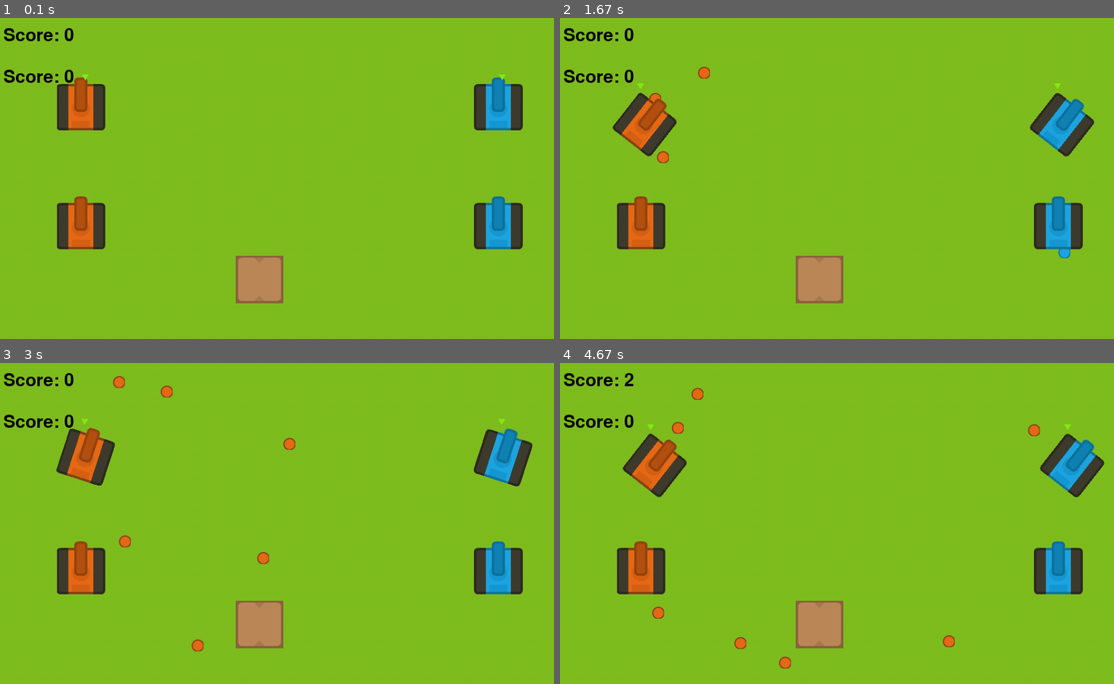
Above: before the commit, frames 1-4 (two rows, left to right).
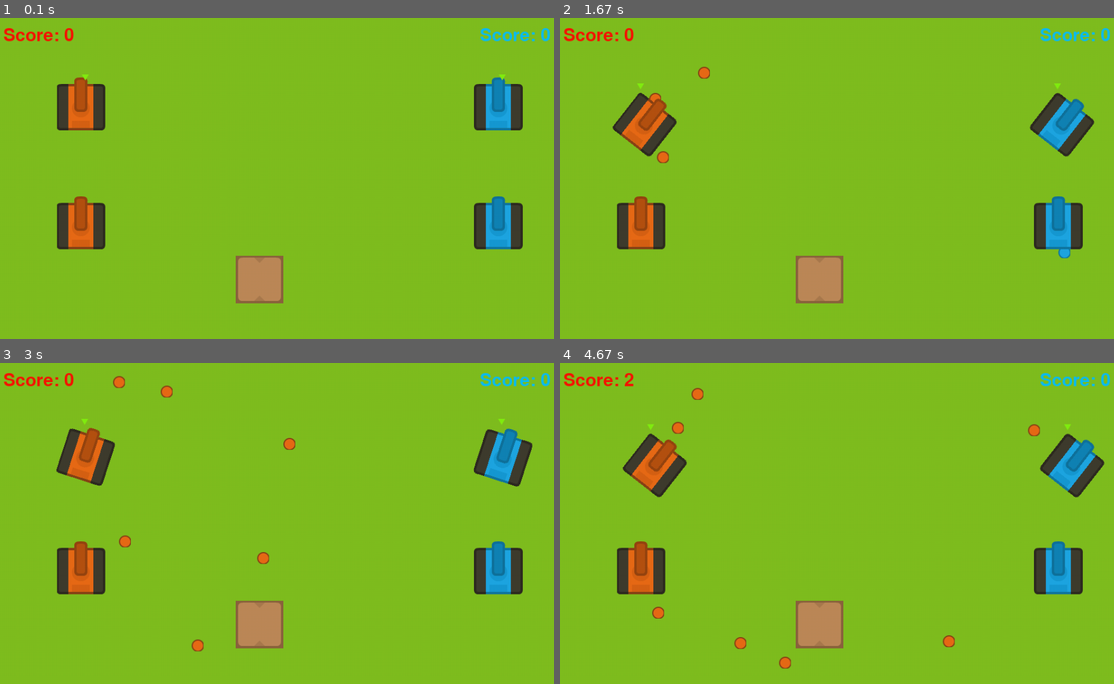
Above: after the commit, the same moments.

Repository: lenghia2797/TankPyGame
Game: pygame game, started from main.py
Two runs of this game, one before a commit and one after it. Both use one fixed random seed, a clock stepped at 60 frames per second and the inputs below.
Inputs (mouse positions are in pixels of both pictures, inside the frame that each line leads up to):
- Up to frame 1 (0.1 s): no input
- Up to frame 2 (1.67 s): tap Enter at 0.33 s; hold Right 0.67-1.13 s; hold D 0.67-1.13 s; move the mouse to (1025, 168) at 0.7 s; tap X at 0.73, 1.03, 1.23, 1.57 s; hold Up 1.17-1.47 s; hold W 1.17-1.47 s; move the mouse to (848, 197) at 1.2 s; hold Right from 1.5 s (still down); hold D from 1.5 s (still down); move the mouse to (704, 181) at 1.53 s
- Up to frame 3 (3 s): tap X at 1.87, 2.07, 2.37, 2.63, 2.97 s; release Right at 1.97 s; release D at 1.97 s; hold Left 2-2.53 s; hold A 2-2.53 s; move the mouse to (337, 594) at 2.03 s; hold Down 2.57-2.87 s; hold S 2.57-2.87 s; move the mouse to (105, 600) at 2.6 s; hold Left from 2.9 s (still down); hold A from 2.9 s (still down); move the mouse to (365, 411) at 2.93 s
- Up to frame 4 (4.67 s): tap X at 3.27, 3.4, 3.8, 4.1, 4.47 s; release Left at 3.3 s; release A at 3.3 s; hold Up 3.33-3.7 s; hold W 3.33-3.7 s; move the mouse to (1053, 635) at 3.37 s; hold Right 3.73-4.37 s; hold D 3.73-4.37 s; move the mouse to (909, 552) at 3.77 s; hold Down from 4.4 s (still down); hold S from 4.4 s (still down); move the mouse to (853, 414) at 4.43 s

The runs differ from the first frame. In frame 1, 0.8% of the frame differs, in the area x 0-100%, y 3-21%; in frame 2, 0.8%; in frame 3, 0.8%; in frame 4, 0.8%.

Commit message:
fix score color

Diff:
--- a/ScoreLabel.py
+++ b/ScoreLabel.py
@@ -9,7 +9,7 @@
         self.scene = scene
         self.font = pygame.font.Font('freesansbold.ttf', 30)
         self.text = self.font.render(
-            f'Score: {ScoreLabel.score}', True, Constants.COLOR_TEXT)
+            f'Score: {ScoreLabel.score}', True, (247, 21, 5))
         self.textRect = self.text.get_rect()
         self.textRect.center = (Constants.SCORE_LABEL_X,
                                 Constants.SCORE_LABEL_Y)
@@ -19,7 +19,7 @@
 
     def render(self):
         self.text = self.font.render(
-            f'Score: {ScoreLabel.score}', True, Constants.COLOR_TEXT)
+            f'Score: {ScoreLabel.score}', True, (247, 21, 5))
 
         self.scene.screen.blit(self.text, (self.textRect.x +
                                            self.textRect.width/2 - 50, self.textRect.y))
@@ -32,17 +32,17 @@
         self.scene = scene
         self.font = pygame.font.Font('freesansbold.ttf', 30)
         self.text = self.font.render(
-            f'Score: {ScoreLabel2.score}', True, Constants.COLOR_TEXT)
+            f'Score: {ScoreLabel2.score}', True, (12, 189, 242))
         self.textRect = self.text.get_rect()
-        self.textRect.center = (Constants.SCORE_LABEL_X,
-                                Constants.SCORE_LABEL_Y + 70)
+        self.textRect.center = (Constants.SCORE_LABEL_X + 800,
+                                Constants.SCORE_LABEL_Y)
 
     def update(self):
         self.render()
 
     def render(self):
         self.text = self.font.render(
-            f'Score: {ScoreLabel2.score}', True, Constants.COLOR_TEXT)
+            f'Score: {ScoreLabel2.score}', True, (12, 189, 242))
 
         self.scene.screen.blit(self.text, (self.textRect.x +
                                            self.textRect.width/2 - 50, self.textRect.y))
